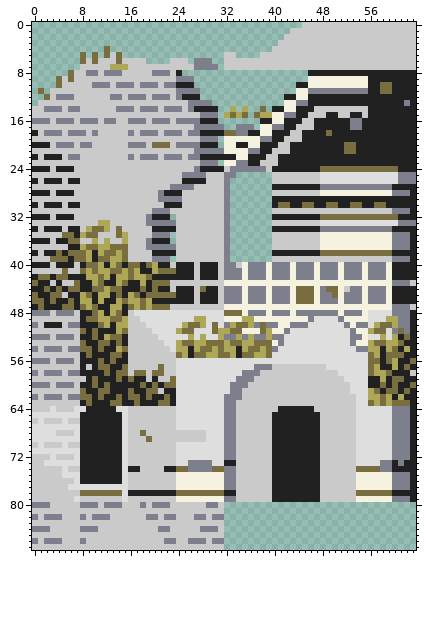
A sprite sheet gets an edit: src/sprites/city.png. That is the earlier state.
The file is 64x88 pixels.
Once edited:
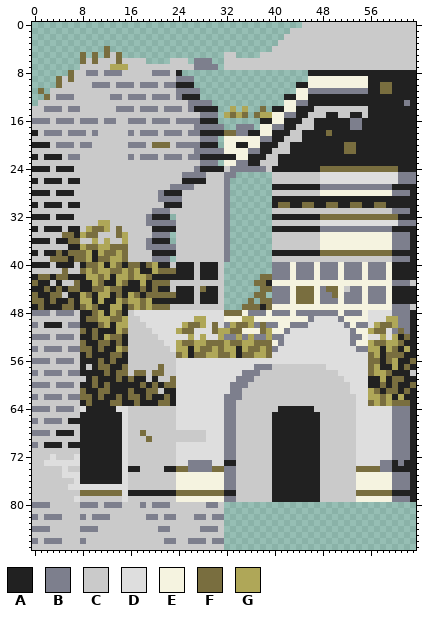
Palette (. is transparent): A #212121  B #7d7f8d  C #cacaca  D #dedede  E #f5f3e0  F #796e3f  G #afa758
Diff:
Changed rows in their new state; - is an unchanged pixel.
first column x 32:
40 ........
41 ........
42 ......FF
43 .....FFA
44 ......FF
45 .....FF.
46 ....F.FF
47 ...FFFAF
first column x 0:
64 BBBCBBBC
65 CCCCCCCC
66 BCBBBCAA
67 CCCCCCCC
68 BBBCAAAC
69 CCCCCCCC
70 BCAAACAA
71 CCCCCCCC
